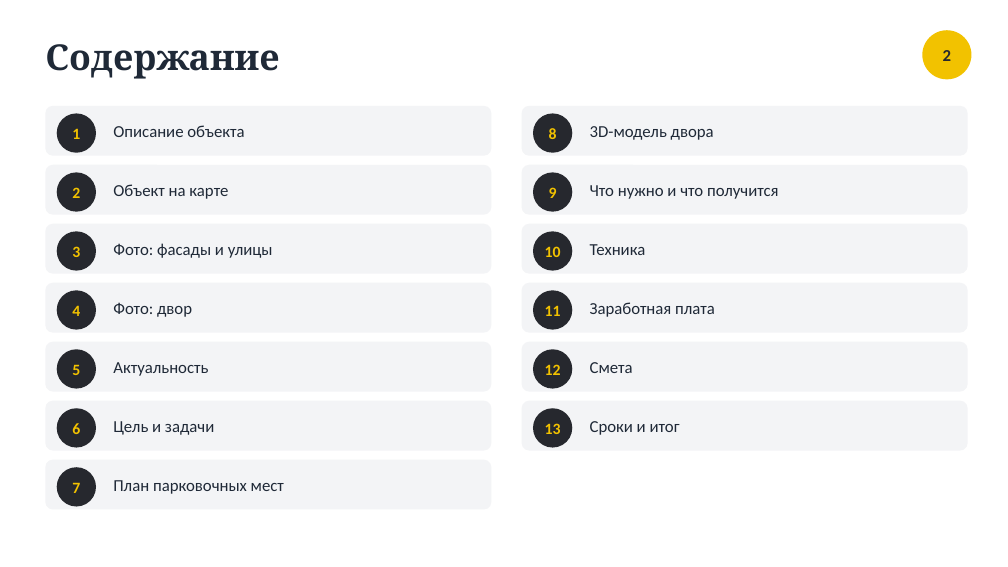
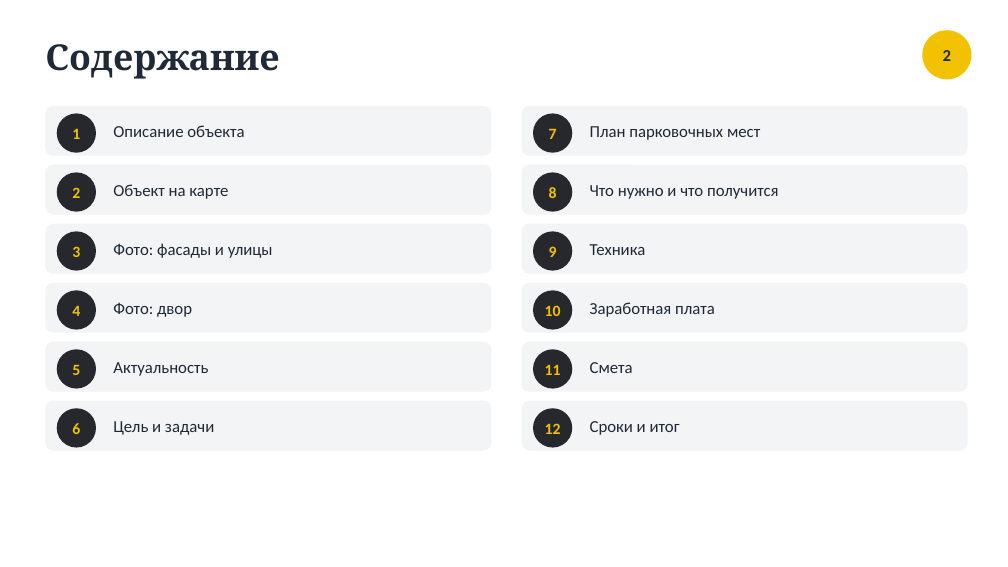
Before and after one commit to shortisshow-prog/mirigrushek, a slide deck: slide 2 of parking/Парковка_Нахимова_20.pptx. Drawn at 1008x567 pixels with LibreOffice and Linux fonts; fonts in the diff are those of the drawing. Boxes give left, top, right and bottom in pixels: in the first picture for what was removed or moved away, otherwise in the second. Text is boxed around its words. In the diff, an @@ line names an element or a change of style, - is before the commit and + after.

```diff
--- a/parking/Парковка_Нахимова_20.pptx
+++ b/parking/Парковка_Нахимова_20.pptx
@@ text "7": place and size @@
-text "7" at <box>72,482,80,493</box>
+text "7" at <box>549,128,557,139</box>
@@ text "План парковочных мест": place and size @@
-text "План парковочных мест" at <box>113,480,284,494</box>
+text "План парковочных мест" at <box>590,126,760,140</box>
@@ text removed at <box>590,126,714,140</box> @@
-3D-модель двора
@@ 5 texts: place and size @@
-5 texts at <box>545,128,561,375</box>
+5 texts at <box>545,187,561,434</box>
@@ rounded rectangle removed at <box>45,460,492,510</box> @@
@@ ellipse removed at <box>57,467,96,507</box> @@
```
Also in this commit, not shown: 6 other slides changed, 1 slide removed, 19 other files.
